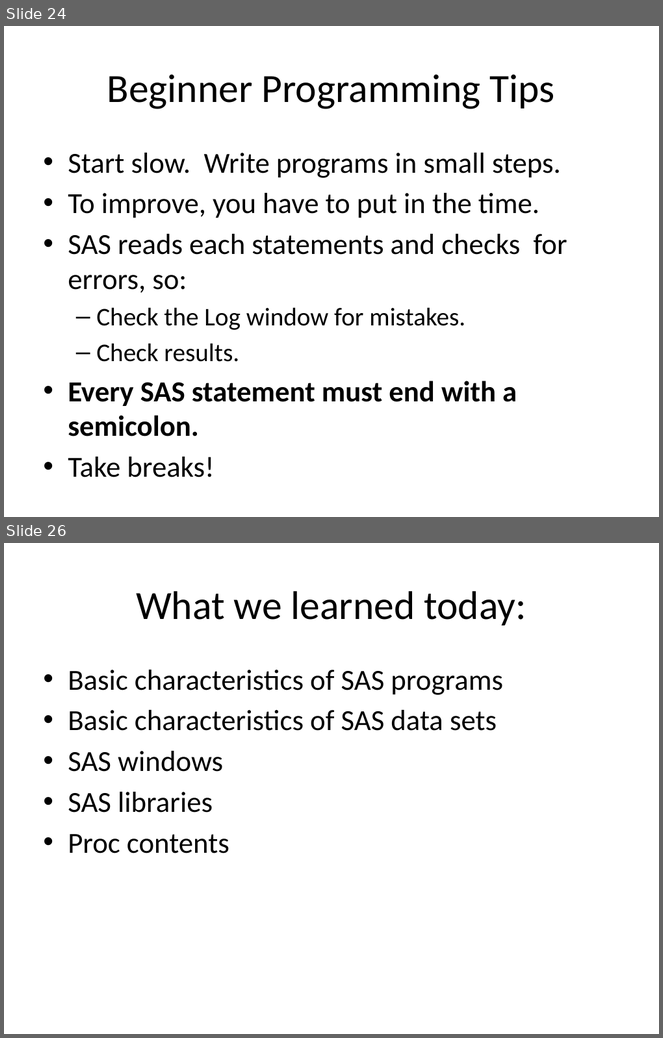
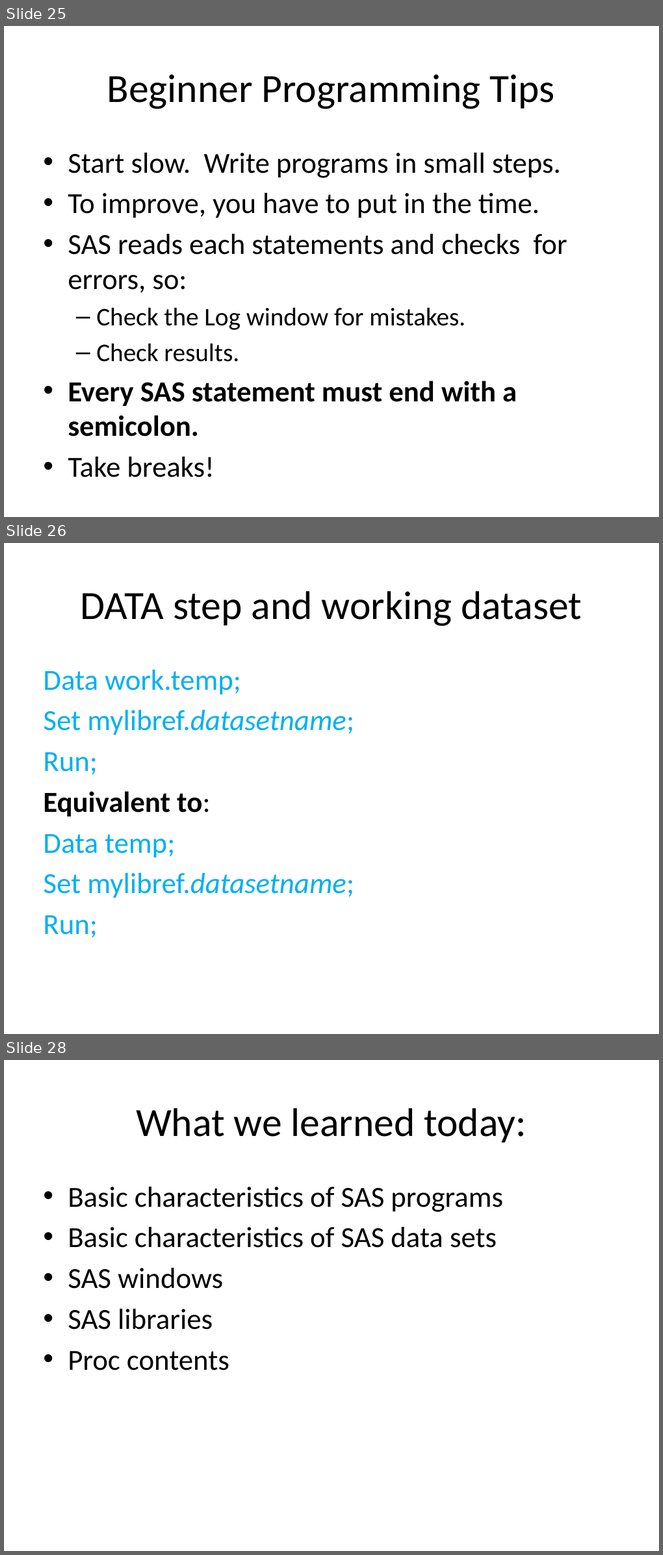
Before and after one commit to CUNYSPHCode/IntroSAS, a slide deck: Session1/session1_MRamos.pptx. Shown one above the other, each under a label of ours: slides 24 and 26 before the commit, slides 25, 26 and 28 after it; the slides between them are not shown. The pictures are 663x1038 and 663x1555 pixels, drawn with LibreOffice and Linux fonts; fonts in the diff are those of the drawing. Boxes give left, top, right and bottom in pixels: in the first picture for what was removed or moved away, otherwise in the second. Text is boxed around its words. In the diff, an @@ line names an element or a change of style, - is before the commit and + after.

```diff
--- a/Session1/session1_MRamos.pptx
+++ b/Session1/session1_MRamos.pptx
@@ slide 26 added at [4, 543, 659, 1034], background #FFFFFF @@
@@ title added at [81, 591, 582, 626], 44 pt, text #000000 @@
+DATA step and working dataset
@@ text added at [43, 670, 354, 938], 32 pt, text #00B0F0 @@
+Data work.temp;
+Set mylibref.datasetname;
+Run;
+Equivalent to:
+Data temp;
+Set mylibref.datasetname;
+Run;
@@ what was slide 24 is now slide 25 @@
@@ what was slide 26 is now slide 28 @@
```
Also in this commit, not shown: 3 slides changed, 1 other slide added.
